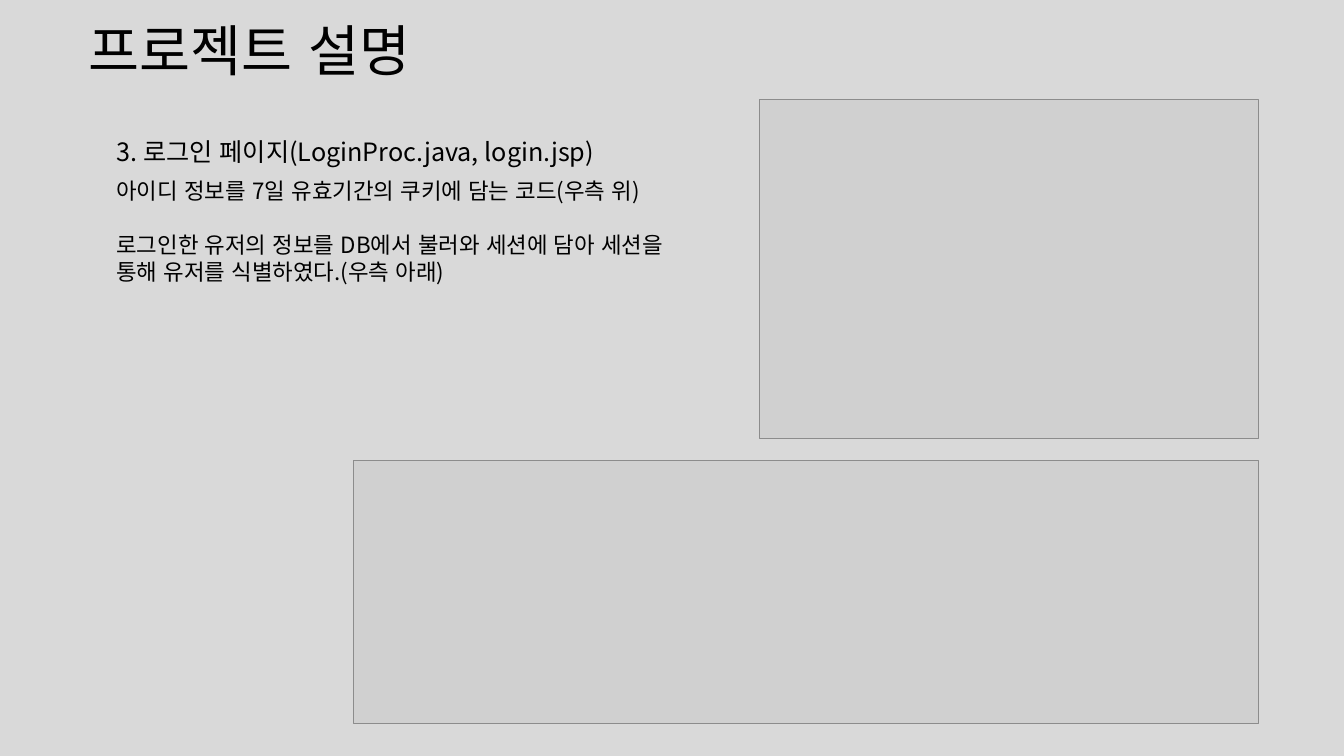
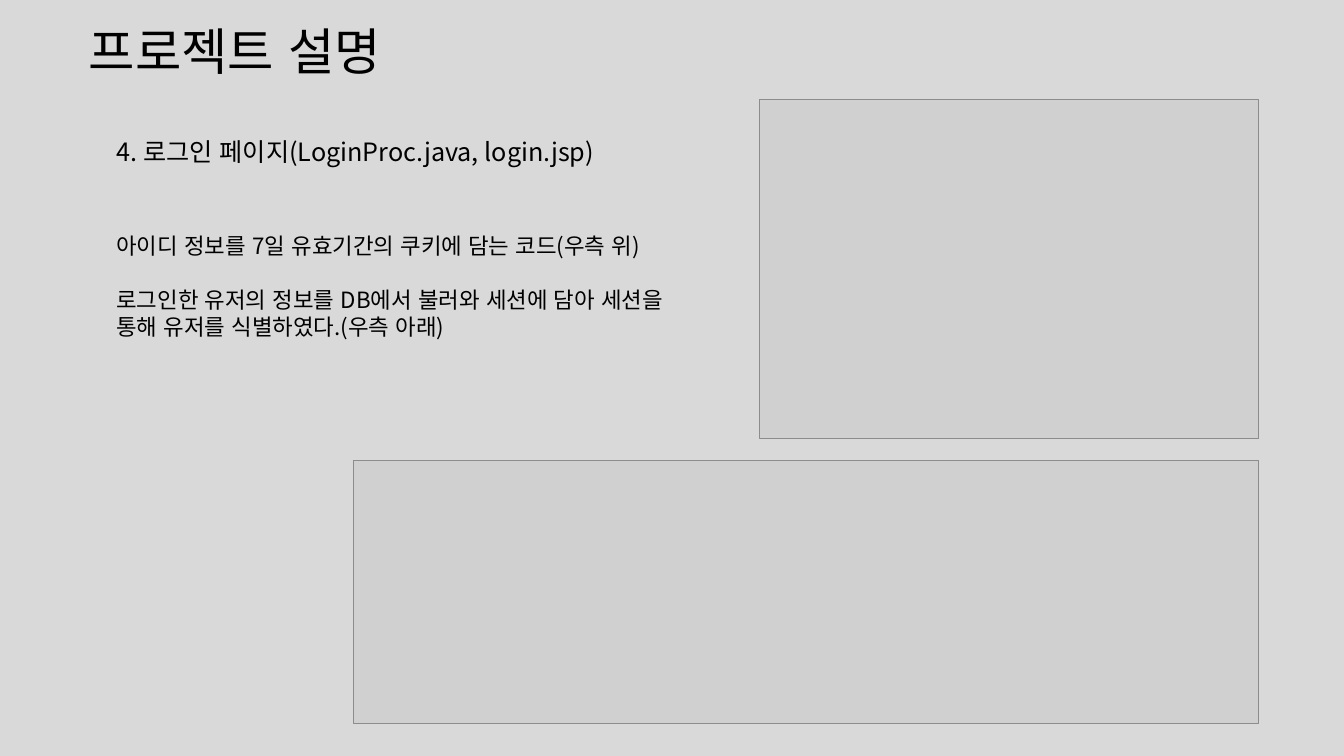
Before and after one commit to DevDogFe/baseball, a slide deck: slide 9 of 숫자 야구.pptx (slide 8 before the commit). Drawn at 1344x756 pixels with LibreOffice and Linux fonts; fonts in the diff are those of the drawing; grey boxes stand for pictures. Boxes give left, top, right and bottom in pixels: in the first picture for what was removed or moved away, otherwise in the second. Text is boxed around its words. In the diff, an @@ line names an element or a change of style, - is before the commit and + after.

```diff
--- a/숫자 야구.pptx
+++ b/숫자 야구.pptx
@@ title "프로젝트 설명" at (89,28,381,74): size 39.6 to 36 pt @@
@@ text at (116,140,594,167): text changed @@
-3. 로그인 페이지(LoginProc.java, login.jsp)
+4. 로그인 페이지(LoginProc.java, login.jsp)
@@ text "아이디 정보를 7일 유효기간의 쿠키에 ...": place and size @@
-text "아이디 정보를 7일 유효기간의 쿠키에 ..." at (116,180,663,285)
+text "아이디 정보를 7일 유효기간의 쿠키에 ..." at (116,235,663,340)
```
Also in this commit, not shown: 5 other slides changed, 7 slides added, 1 slide removed, 4 other files.
